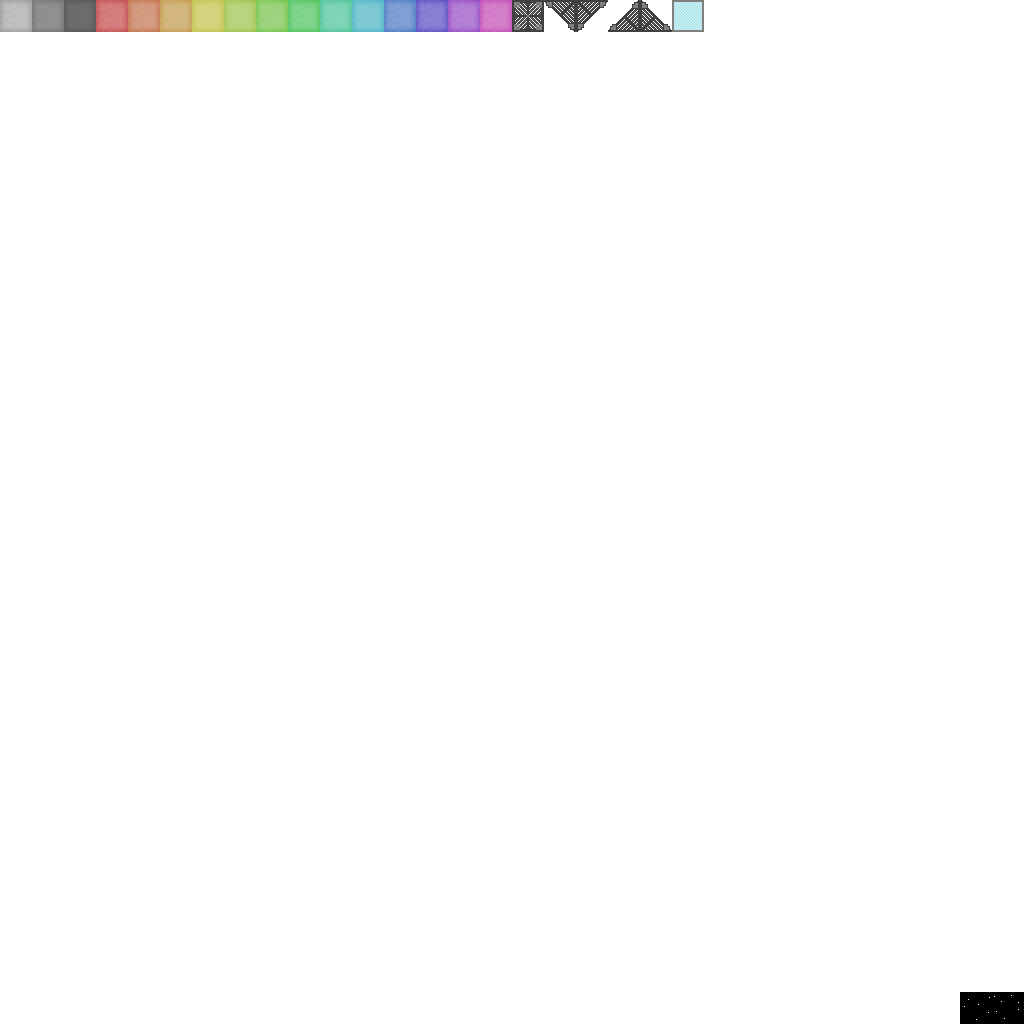
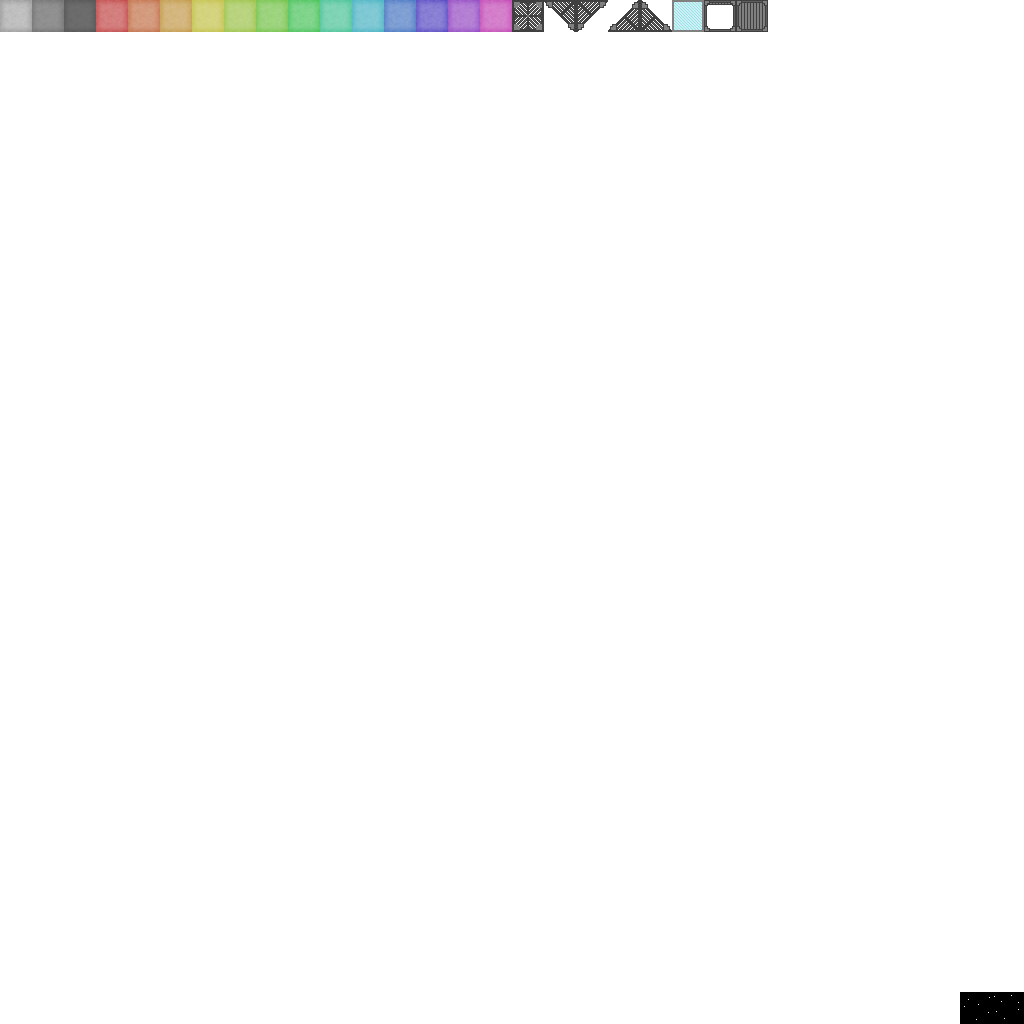
Two versions of the same layered image (1024x1024). Layer-by-layer changes:
added layer "23" above "22" over [736, 0, 768, 32]
added layer "22" above "21" over [704, 0, 736, 32]
